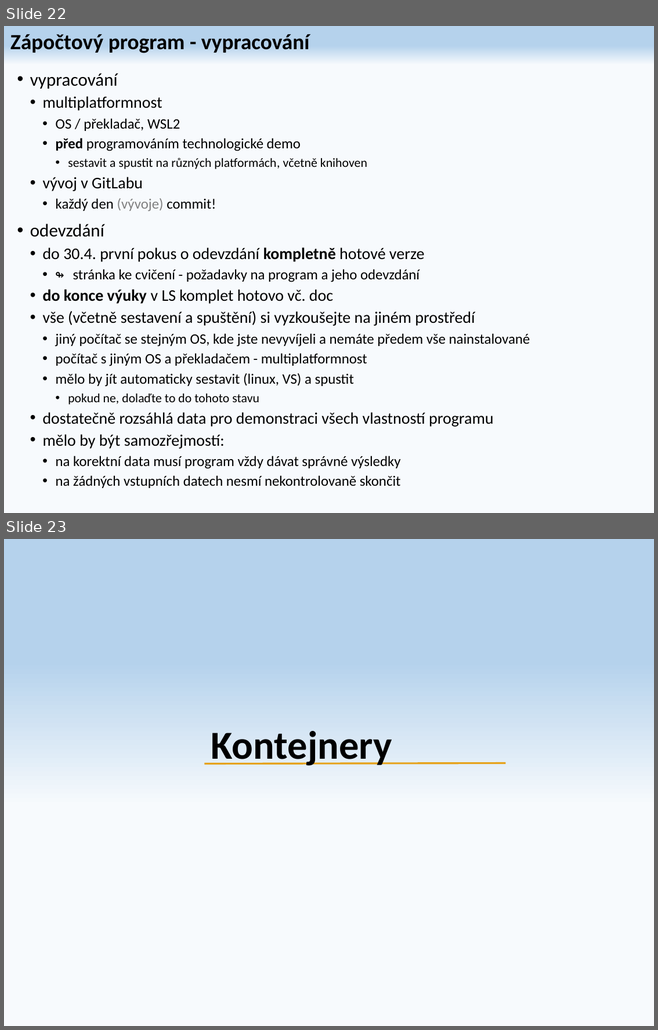
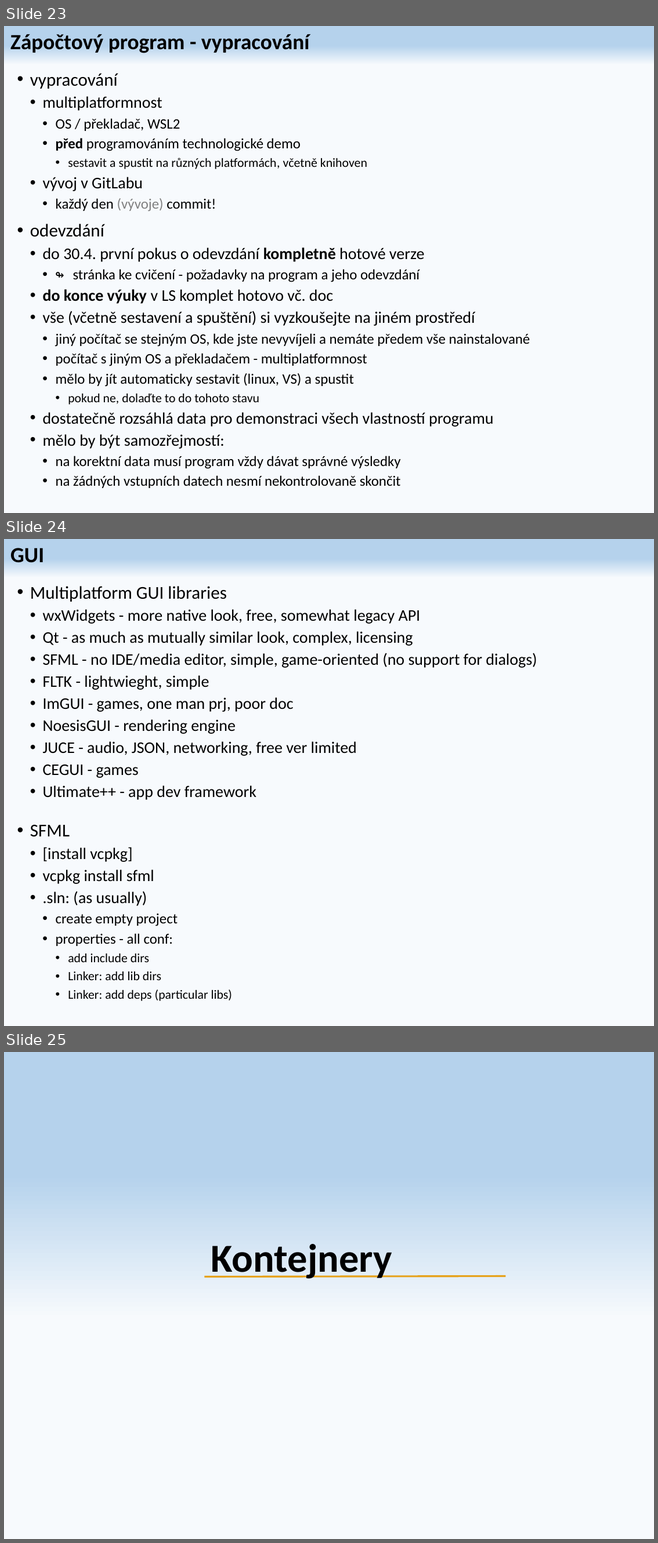
Before and after one commit to damodarak/BANG, a slide deck: CvCpp.pptx. Shown one above the other, each under a label of ours: slides 22 and 23 before the commit, slides 23, 24 and 25 after it. The pictures are 658x1030 and 658x1543 pixels, drawn with LibreOffice and Linux fonts; fonts in the diff are those of the drawing. Boxes give left, top, right and bottom in pixels: in the first picture for what was removed or moved away, otherwise in the second. Text is boxed around its words. In the diff, an @@ line names an element or a change of style, - is before the commit and + after.

```diff
--- a/CvCpp.pptx
+++ b/CvCpp.pptx
@@ slide 24 added at [4,539,654,1026], background gradient #B5D2EC to #F7FAFD @@
@@ title added at [10,548,44,563], 24 pt, text #000000, bold @@
+GUI
@@ text added at [30,586,536,1001], 18 pt, text #000000 @@
+• Multiplatform GUI libraries
+  • wxWidgets - more native look, free, somewhat legacy API
+  • Qt - as much as mutually similar look, complex, licensing
+  • SFML - no IDE/media editor, simple, game-oriented (no support for dialogs)
+  • FLTK - lightwieght, simple
+  • ImGUI - games, one man prj, poor doc
+  • NoesisGUI - rendering engine
+  • JUCE - audio, JSON, networking, free ver limited
+  • CEGUI - games
+  • Ultimate++ - app dev framework
+• SFML
+  • [install vcpkg]
+  • vcpkg install sfml
+  • .sln: (as usually)
+    • create empty project
+    • properties - all conf:
+      • add include dirs
+      • Linker: add lib dirs
+      • Linker: add deps (particular libs)
@@ what was slide 22 is now slide 23 @@
@@ what was slide 23 is now slide 25 @@
```
Also in this commit, not shown: 10 slides changed, 2 other slides added, 1 other file.
